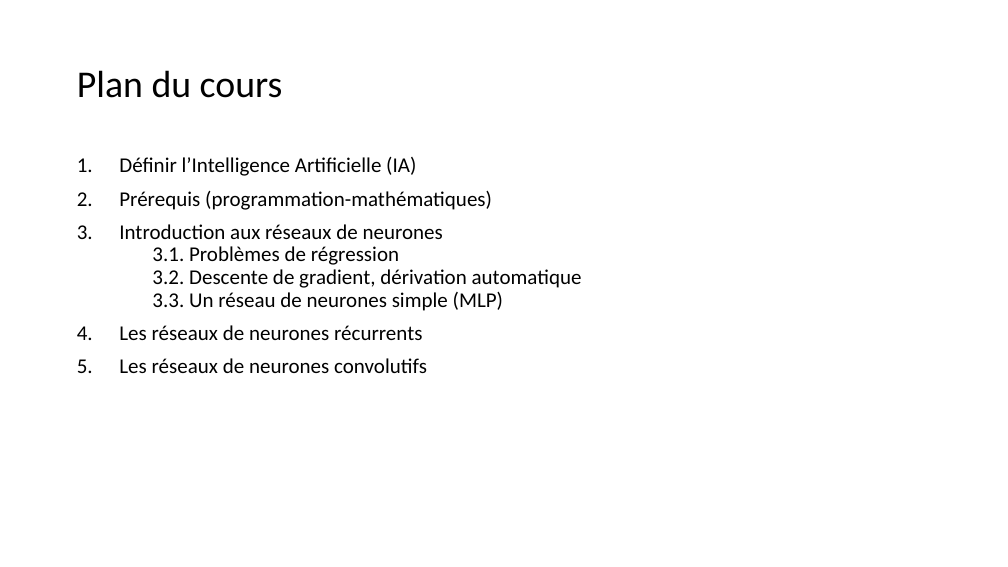
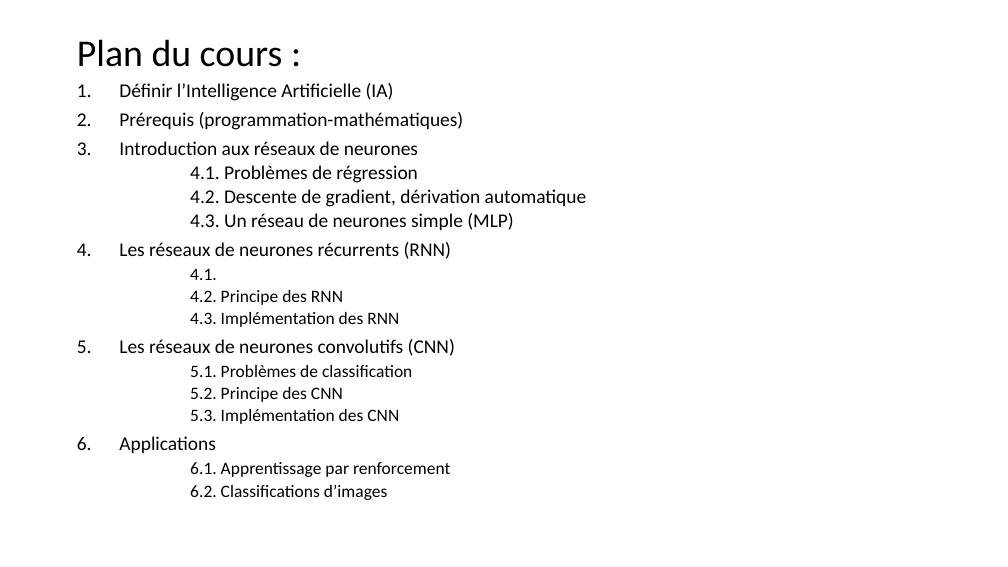
Before and after one commit to jolindien-git/jolindien-git.github.io, a slide deck: slide 2 of Intelligence Artificielle et Analyse de donnees.pptx. Drawn at 1008x567 pixels with LibreOffice and Linux fonts; fonts in the diff are those of the drawing. Boxes give left, top, right and bottom in pixels: in the first picture for what was removed or moved away, otherwise in the second. Text is boxed around its words. In the diff, an @@ line names an element or a change of style, - is before the commit and + after.

```diff
--- a/Intelligence Artificielle et Analyse de donnees.pptx
+++ b/Intelligence Artificielle et Analyse de donnees.pptx
@@ title at (77, 39, 283, 67): text changed @@
-Plan du cours
+Plan du cours :
@@ text "Définir l’Intelligence Artificielle (IA)": place and size @@
-text "Définir l’Intelligence Artificielle (IA)" at (119, 157, 582, 373)
+text "Définir l’Intelligence Artificielle (IA)" at (119, 83, 587, 500)
@@ text at (119, 83, 464, 130): size 20 to 18.5 pt in "Définir l’Intelligence Artificielle (IA)", "Prérequis (programmation-mathématiques)"; line spacing 0.9 to 0.8 @@
@@ text at (119, 141, 587, 500): text changed; size 20 to 18.5 pt @@
-3. Introduction aux réseaux de neurones
-   3.1. Problèmes de régression
-   3.2. Descente de gradient, dérivation automatique
-   3.3. Un réseau de neurones simple (MLP)
-4. Les réseaux de neurones récurrents
-5. Les réseaux de neurones convolutifs
+3. Introduction aux réseaux de neurones
+  4.1. Problèmes de régression
+  4.2. Descente de gradient, dérivation automatique
+  4.3. Un réseau de neurones simple (MLP)
+4. Les réseaux de neurones récurrents (RNN)
+  4.1.
+  4.2. Principe des RNN
+  4.3. Implémentation des RNN
+5. Les réseaux de neurones convolutifs (CNN)
+  5.1. Problèmes de classification
+  5.2. Principe des CNN
+  5.3. Implémentation des CNN
+6. Applications
+  6.1. Apprentissage par renforcement
+  6.2. Classifications d’images
```
Also in this commit, not shown: 2 other slides changed, 3 slides added, 3 other files.
